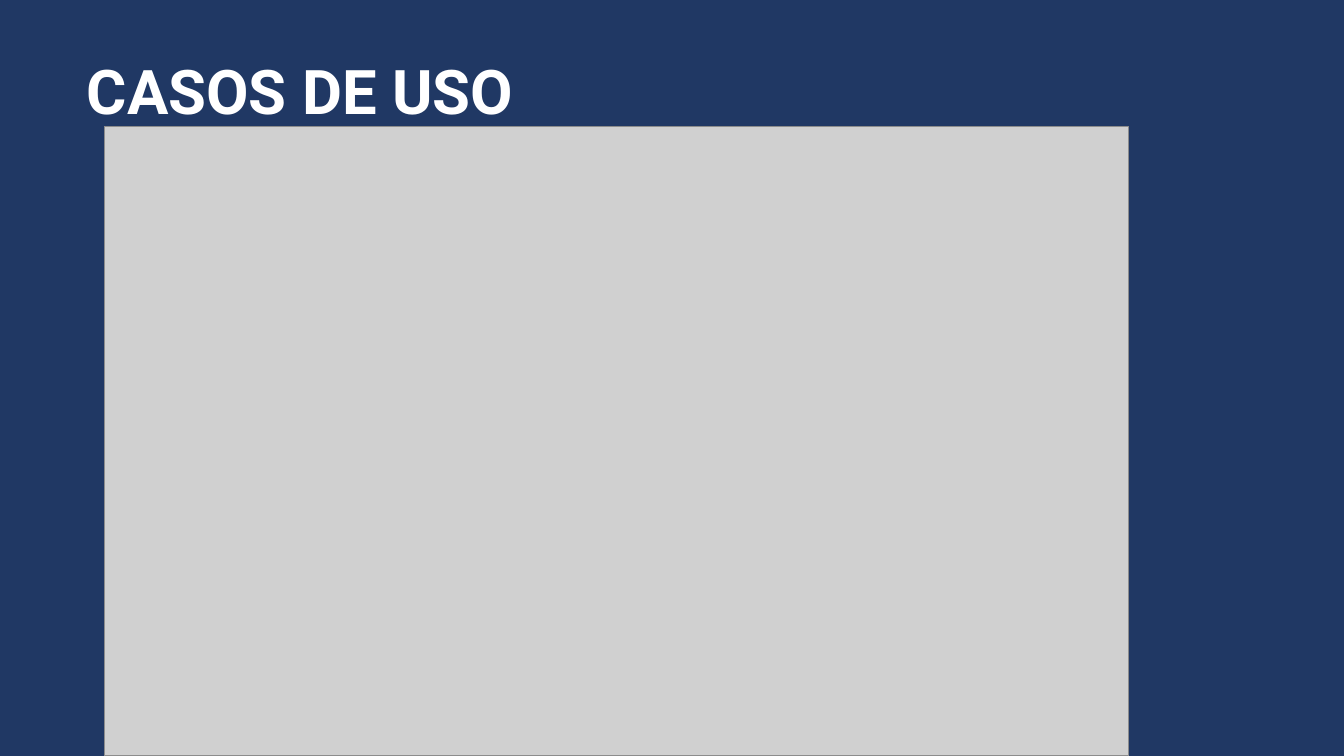
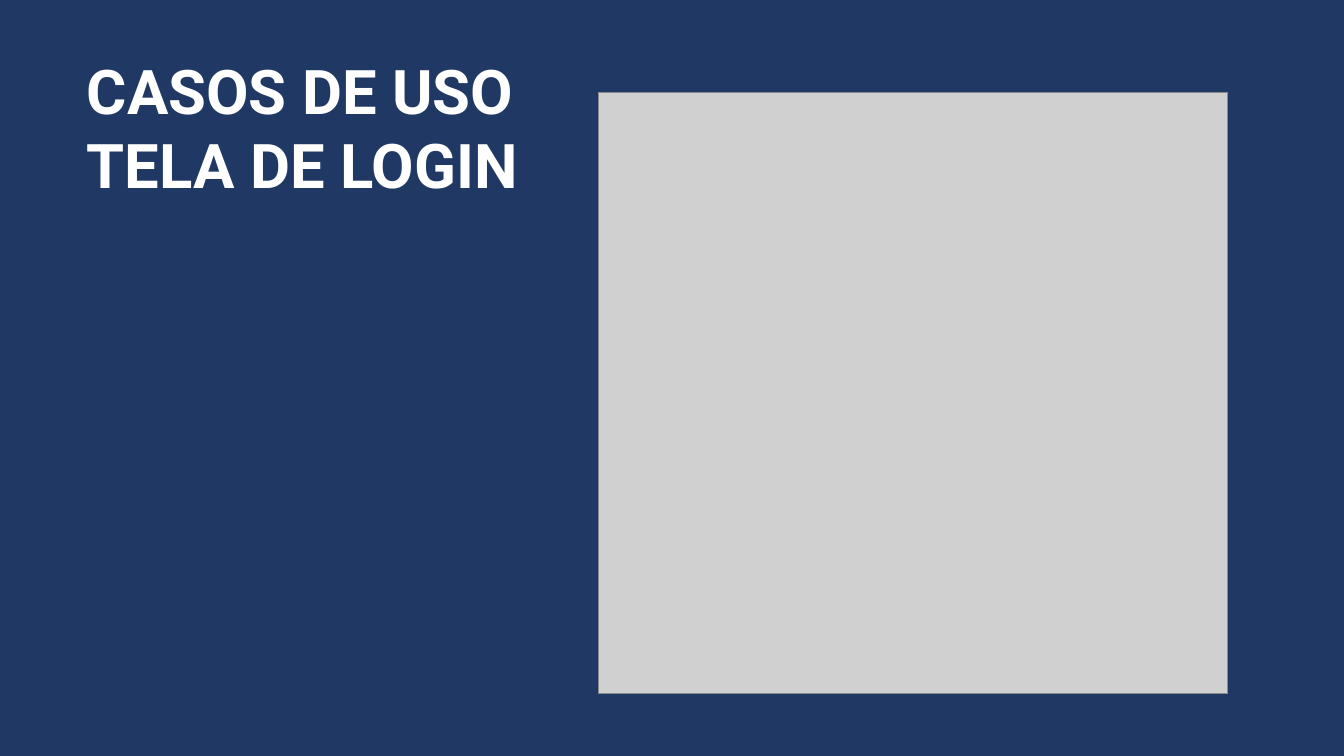
Before and after one commit to Nayayaa/Projeto_Front_End_Grupo, a slide deck: slide 6 of PROJETO_FRONT-END_1.pptx. Drawn at 1344x756 pixels with LibreOffice and Linux fonts; fonts in the diff are those of the drawing; grey boxes stand for pictures. Boxes give left, top, right and bottom in pixels: in the first picture for what was removed or moved away, otherwise in the second. Text is boxed around its words. In the diff, an @@ line names an element or a change of style, - is before the commit and + after.

```diff
--- a/PROJETO_FRONT-END_1.pptx
+++ b/PROJETO_FRONT-END_1.pptx
@@ text at bbox=[87, 69, 517, 189]: text changed @@
-CASOS DE USO
+CASOS DE USO
+TELA DE LOGIN
@@ picture added at bbox=[599, 92, 1228, 694] @@
@@ picture removed at bbox=[104, 127, 1128, 756] @@
```
Also in this commit, not shown: 1 other slide changed, 4 slides added, 1 slide removed.
